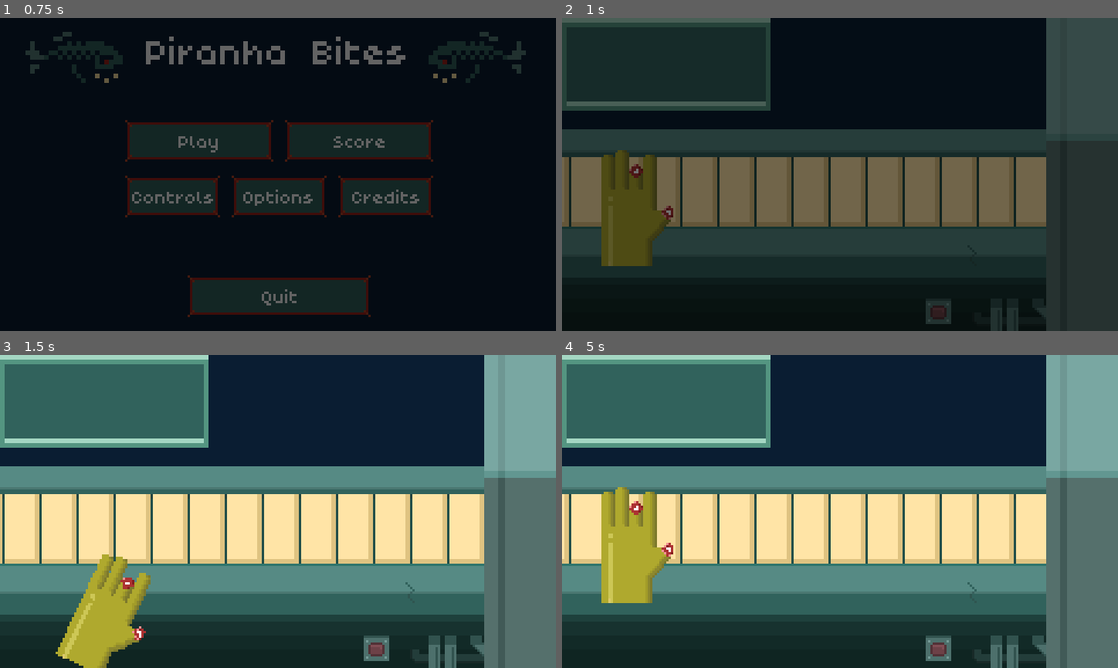
Above: before the commit, frames 1-4 (two rows, left to right).
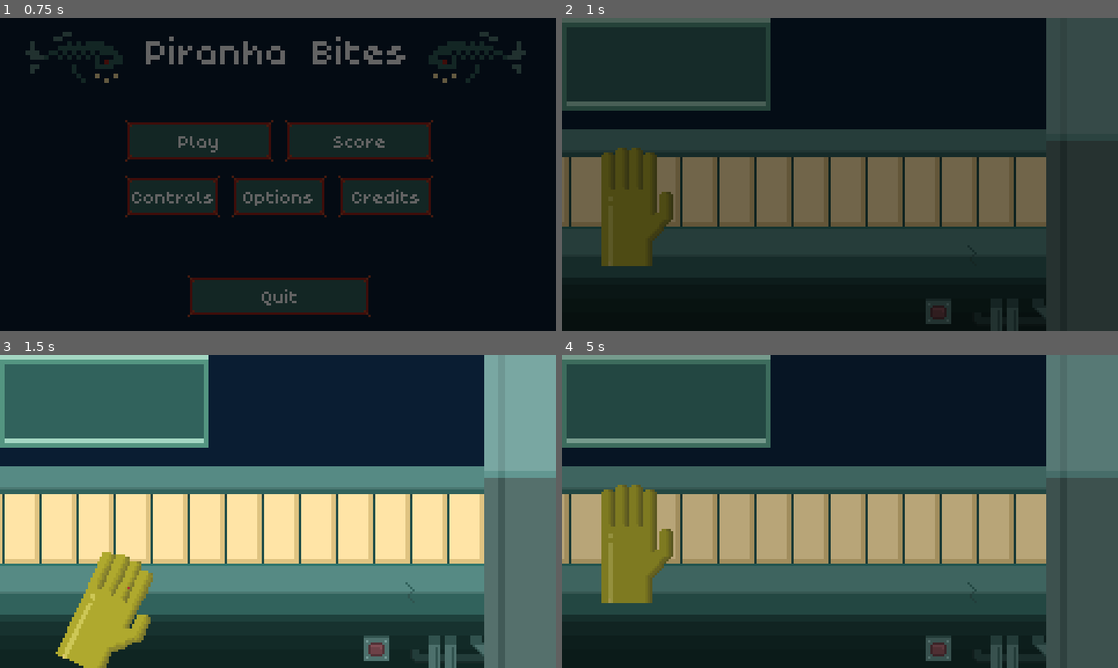
Above: after the commit, the same moments.

Repository: Byteron/piranha-bite
Game: Godot game, scene res://source/interface/menus/TitleScreen.tscn
The game is run twice, just before and just after one commit, with the same random seed, the same clock (stepped at 60 frames per second) and the same inputs.
Inputs:
- Up to frame 1 (0.75 s): click "Play" at 0.5 s
- Up to frame 2 (1 s): no input
- Up to frame 3 (1.5 s): hold 1 (one) from 1.28 s (still down)
- Up to frame 4 (5 s): tap 3 (three) at 1.55, 2.1, 3.8 s; release 1 (one) at 2.03 s; tap 2 (two) at 2.3, 4.55 s; hold 2 (two) 2.78-3.53 s; tap 1 (one) at 3.05, 3.6 s; hold 3 (three) from 4.28 s (still down); tap Escape (ui_cancel) at 4.9 s

Frame 1 is identical in both runs. In frame 2, 0.5% of the frame differs, in the area x 7-20%, y 41-65%; in frame 3, 0.5%; in frame 4, 65%, in the area x 0-100%, y 0-100%.

Commit message:
more cool stuff

Diff:
--- a/source/game/Game.gd
+++ b/source/core/Game.gd
@@ -5,10 +5,13 @@
 func _unhandled_input(event):
 	if event.is_action_pressed("one"):
 		_sort_fish(0)
-	if event.is_action_pressed("two"):
+	elif event.is_action_pressed("two"):
 		_sort_fish(1)
-	if event.is_action_pressed("three"):
+	elif event.is_action_pressed("three"):
 		_sort_fish(2)
+
+	if event.is_action_pressed("ui_cancel"):
+		Scene.change(Scene.TitleScreen)
 
 func _sort_fish(box_type):
 	var current_fish = hand.grab()
--- a/source/game/Game.tscn
+++ b/source/core/Game.tscn
@@ -1,13 +1,9 @@
 [gd_scene load_steps=5 format=2]
 
-[ext_resource path="res://source/game/Game.gd" type="Script" id=1]
+[ext_resource path="res://source/core/Game.gd" type="Script" id=1]
 [ext_resource path="res://graphics/images/background.png" type="Texture" id=2]
-[ext_resource path="res://source/game/workbench/Workbench.tscn" type="PackedScene" id=3]
-[ext_resource path="res://source/game/hand/Hand.tscn" type="PackedScene" id=4]
-
-
-
-
+[ext_resource path="res://source/core/workbench/Workbench.tscn" type="PackedScene" id=3]
+[ext_resource path="res://source/core/hand/Hand.tscn" type="PackedScene" id=4]
 
 [node name="Game" type="Node2D"]
 script = ExtResource( 1 )
--- /dev/null
+++ b/source/core/boxes/Box.gd
@@ -0,0 +1,37 @@
+extends Node2D
+
+signal sold
+
+const MAX_SIZE = 5
+
+var type = null
+
+onready var anim = $AnimationPlayer
+onready var content = $Sprite/Content
+# onready var label = $Label
+
+func fill(fish):
+	fish.position = position - Vector2(0, 20)
+	content.add_child(fish)
+	anim.play("fill")
+	if _is_full():
+		anim.play("empty")
+		_empty()
+
+func _empty():
+	var revenue = 0
+	for fish in content.get_children():
+		if fish.type == type:
+			revenue += 10
+		elif fish.type == Board.FISH.PIRANHA:
+			revenue -= 20
+		else:
+			revenue -= 10
+		content.remove_child(fish)
+		emit_signal("sold", revenue)
+
+#func _update_label():
+#	label.text = str(content.get_child_count()) + "/" + str(MAX_SIZE)
+
+func _is_full():
+	return content.get_child_count() >= MAX_SIZE
--- /dev/null
+++ b/source/core/boxes/Box.tscn
@@ -0,0 +1,77 @@
+[gd_scene load_steps=6 format=2]
+
+[ext_resource path="res://source/core/boxes/Box.gd" type="Script" id=1]
+[ext_resource path="res://audio/sounds/score.wav" type="AudioStream" id=2]
+[ext_resource path="res://graphics/images/box.png" type="Texture" id=3]
+
+[sub_resource type="Animation" id=2]
+resource_name = "empty"
+length = 0.6
+tracks/0/type = "value"
+tracks/0/path = NodePath("Sprite:position")
+tracks/0/interp = 1
+tracks/0/loop_wrap = true
+tracks/0/imported = false
+tracks/0/enabled = true
+tracks/0/keys = {
+"times": PoolRealArray( 0, 0.1, 0.3, 0.5, 0.6 ),
+"transitions": PoolRealArray( 1, 1, 1, 1, 1 ),
+"update": 0,
+"values": [ Vector2( 0, 0 ), Vector2( 0, 0 ), Vector2( 0, 18 ), Vector2( 0, -1.90735e-06 ), Vector2( 0, -1.90735e-06 ) ]
+}
+tracks/1/type = "value"
+tracks/1/path = NodePath("Sprite:rotation_degrees")
+tracks/1/interp = 1
+tracks/1/loop_wrap = true
+tracks/1/imported = false
+tracks/1/enabled = true
+tracks/1/keys = {
+"times": PoolRealArray( 0, 0.1, 0.3, 0.5, 0.6 ),
+"transitions": PoolRealArray( 1, 1, 1, 1, 1 ),
+"update": 0,
+"values": [ 0.0, 6.52338, 6.52338, 6.52338, 0.0 ]
+}
+tracks/2/type = "value"
+tracks/2/path = NodePath("AudioStreamPlayer:playing")
+tracks/2/interp = 1
+tracks/2/loop_wrap = true
+tracks/2/imported = false
+tracks/2/enabled = true
+tracks/2/keys = {
+"times": PoolRealArray( 0.3 ),
+"transitions": PoolRealArray( 1 ),
+"update": 1,
+"values": [ true ]
+}
+
+[sub_resource type="Animation" id=1]
+resource_name = "fill"
+length = 0.4
+tracks/0/type = "value"
+tracks/0/path = NodePath("Sprite:rotation_degrees")
+tracks/0/interp = 1
+tracks/0/loop_wrap = true
+tracks/0/imported = false
+tracks/0/enabled = true
+tracks/0/keys = {
+"times": PoolRealArray( 0, 0.1, 0.3, 0.4 ),
+"transitions": PoolRealArray( 1, 1, 1, 1 ),
+"update": 0,
+"values": [ 0.0, 7.4443, -7.4, 0.0 ]
+}
+
+[node name="Box" type="Node2D"]
+script = ExtResource( 1 )
+
+[node name="AnimationPlayer" type="AnimationPlayer" parent="."]
+anims/empty = SubResource( 2 )
+anims/fill = SubResource( 1 )
+
+[node name="AudioStreamPlayer" type="AudioStreamPlayer" parent="."]
+stream = ExtResource( 2 )
+
+[node name="Sprite" type="Sprite" parent="."]
+texture = ExtResource( 3 )
+
+[node name="Content" type="Node2D" parent="Sprite"]
+show_behind_parent = true
--- /dev/null
+++ b/source/core/fish/Fish.gd
@@ -0,0 +1,13 @@
+extends Node2D
+
+var type
+
+onready var sprite = $Sprite
+
+func _ready():
+	randomize()
+	sprite.rotation_degrees = randi() % 360
+	sprite.scale = Vector2(rand_range(1, 1.5), rand_range(1, 1.5))
+
+func initialize(position):
+	self.position = position
--- /dev/null
+++ b/source/core/fish/Fish.tscn
@@ -0,0 +1,11 @@
+[gd_scene load_steps=3 format=2]
+
+[ext_resource path="res://source/core/fish/Fish.gd" type="Script" id=1]
+[ext_resource path="res://graphics/images/fish.png" type="Texture" id=2]
+
+[node name="Fish" type="Node2D"]
+script = ExtResource( 1 )
+
+[node name="Sprite" type="Sprite" parent="."]
+texture = ExtResource( 2 )
+centered = false
--- /dev/null
+++ b/source/core/hand/BloodParticles.tscn
@@ -0,0 +1,16 @@
+[gd_scene format=2]
+
+[node name="BloodParticles" type="CPUParticles2D"]
+scale = Vector2( 2, 2 )
+emitting = false
+amount = 50
+lifetime = 0.5
+one_shot = true
+explosiveness = 0.5
+randomness = 0.5
+spread = 180.0
+initial_velocity = 60.0
+initial_velocity_random = 0.5
+color = Color( 0.807843, 0.137255, 0.137255, 1 )
+hue_variation = -0.04
+hue_variation_random = 0.1
--- /dev/null
+++ b/source/core/hand/Finger.tscn
@@ -0,0 +1,11 @@
+[gd_scene load_steps=2 format=2]
+
+[ext_resource path="res://graphics/images/finger.png" type="Texture" id=1]
+
+[node name="Finger" type="Position2D"]
+position = Vector2( 3, 5 )
+
+[node name="Sprite" type="Sprite" parent="."]
+position = Vector2( -3, -10 )
+texture = ExtResource( 1 )
+centered = false
--- a/source/game/hand/Hand.gd
+++ b/source/core/hand/Hand.gd
@@ -6,11 +6,9 @@
 onready var anim = $AnimationPlayer
 onready var audio = $AudioStreamPlayer
 
+onready var blood = $BloodParticles
+
 onready var pickup_space = $PickupSpace
-
-func _ready():
-	_remove_finger()
-	_remove_finger()
 
 func grab():
 	anim.play("grab")
@@ -25,8 +23,13 @@
 	if hand.get_child_count() < 1:
 		return
 	var finger = _get_random_finger()
+	_cut_finger(finger)
+	emit_signal("bitten", hand.get_child_count())
+
+func _cut_finger(finger):
+	blood.position = finger.position
+	blood.emitting = true
 	finger.free()
-	emit_signal("bitten", hand.get_child_count())
 
 func _get_fingers():
 	return hand.get_children()
--- a/source/game/hand/Hand.tscn
+++ b/source/core/hand/Hand.tscn
@@ -1,12 +1,11 @@
-[gd_scene load_steps=7 format=2]
+[gd_scene load_steps=8 format=2]
 
-[ext_resource path="res://source/game/hand/Hand.gd" type="Script" id=1]
+[ext_resource path="res://source/core/hand/Hand.gd" type="Script" id=1]
 [ext_resource path="res://audio/sounds/damage.wav" type="AudioStream" id=2]
-[ext_resource path="res://source/game/hand/PickupSpace.tscn" type="PackedScene" id=3]
+[ext_resource path="res://source/core/hand/PickupSpace.tscn" type="PackedScene" id=3]
 [ext_resource path="res://graphics/images/hand.png" type="Texture" id=4]
-[ext_resource path="res://graphics/images/finger.png" type="Texture" id=5]
-
-
+[ext_resource path="res://source/core/hand/Finger.tscn" type="PackedScene" id=5]
+[ext_resource path="res://source/core/hand/BloodParticles.tscn" type="PackedScene" id=6]
 
 
 [sub_resource type="Animation" id=1]
@@ -57,27 +56,24 @@
 "_edit_group_": true
 }
 
-[node name="Finger1" type="Sprite" parent="Hand"]
-position = Vector2( 0, -4 )
-texture = ExtResource( 5 )
-centered = false
+[node name="Finger" parent="Hand" instance=ExtResource( 5 )]
 
-[node name="Finger2" type="Sprite" parent="Hand"]
-position = Vector2( 6, -6 )
-texture = ExtResource( 5 )
-centered = false
+[node name="Finger2" parent="Hand" instance=ExtResource( 5 )]
+position = Vector2( 9, 3 )
 
-[node name="Finger3" type="Sprite" parent="Hand"]
-position = Vector2( 12, -6 )
-texture = ExtResource( 5 )
-centered = false
+[node name="Finger3" parent="Hand" instance=ExtResource( 5 )]
+position = Vector2( 15, 3 )
 
-[node name="Finger4" type="Sprite" parent="Hand"]
-position = Vector2( 18, -4 )
-texture = ExtResource( 5 )
-centered = false
+[node name="Finger4" parent="Hand" instance=ExtResource( 5 )]
+position = Vector2( 21, 5 )
 
-[node name="Finger5" type="Sprite" parent="Hand"]
-position = Vector2( 25, 12 )
-texture = ExtResource( 5 )
-centered = false
+[node name="Finger5" parent="Hand" instance=ExtResource( 5 )]
+position = Vector2( 28, 22 )
+
+[node name="BloodParticles" parent="." instance=ExtResource( 6 )]
+scale = Vector2( 1, 1 )
+explosiveness = 0.1
+local_coords = false
+emission_shape = 2
+emission_rect_extents = Vector2( 3, 3 )
+scale_amount = 2.0
--- a/source/game/hand/PickupSpace.tscn
+++ b/source/core/hand/PickupSpace.tscn
@@ -1,6 +1,7 @@
 [gd_scene load_steps=3 format=2]
 
-[ext_resource path="res://source/game/hand/PickupSpace.gd" type="Script" id=1]
+[ext_resource path="res://source/core/hand/PickupSpace.gd" type="Script" id=1]
+
 
 [sub_resource type="RectangleShape2D" id=1]
 extents = Vector2( 23, 27 )
--- /dev/null
+++ b/source/core/shop/Shop.tscn
@@ -0,0 +1,3 @@
+[gd_scene format=2]
+
+[node name="Shop" type="Node2D"]
--- a/source/game/workbench/Line.tscn
+++ b/source/core/workbench/Line.tscn
@@ -1,7 +1,8 @@
 [gd_scene load_steps=3 format=2]
 
 [ext_resource path="res://graphics/images/line.png" type="Texture" id=1]
-[ext_resource path="res://source/game/workbench/Line.gd" type="Script" id=2]
+[ext_resource path="res://source/core/workbench/Line.gd" type="Script" id=2]
+
 
 
 
--- a/source/game/workbench/Workbench.gd
+++ b/source/core/workbench/Workbench.gd
@@ -11,12 +11,17 @@
 	speed = Board.speed
 
 func _process(delta):
-	_move_lines(delta)
+	_move_lines(speed * delta)
+	_move_fish(speed * delta)
 	_reset_lines()
 
-func _move_lines(delta):
+func _move_lines(motion):
 	for line in lines:
-		line.position.x -= speed * delta
+		line.position.x -= motion
+
+func _move_fish(motion):
+	for fish in fish_container.get_children():
+		fish.position.x -= motion
 
 func _reset_lines():
 	for line in lines:
--- a/source/game/workbench/Workbench.tscn
+++ b/source/core/workbench/Workbench.tscn
@@ -1,12 +1,10 @@
 [gd_scene load_steps=6 format=2]
 
-[ext_resource path="res://source/game/workbench/Workbench.gd" type="Script" id=1]
+[ext_resource path="res://source/core/workbench/Workbench.gd" type="Script" id=1]
 [ext_resource path="res://graphics/images/workbench.png" type="Texture" id=2]
-[ext_resource path="res://source/game/workbench/Line.tscn" type="PackedScene" id=3]
+[ext_resource path="res://source/core/workbench/Line.tscn" type="PackedScene" id=3]
 [ext_resource path="res://graphics/images/screen.png" type="Texture" id=4]
 [ext_resource path="res://graphics/images/machine.png" type="Texture" id=5]
-
-
 
 [node name="Workbench" type="Node2D"]
 script = ExtResource( 1 )
--- a/source/global/Board.gd
+++ b/source/global/Board.gd
@@ -1,5 +1,6 @@
 extends Node
 
-enum FISH { FISH1, FISH2, FISH3, PIRANHA }
+enum FISH { RED, BLUE, YELLOW, PIRANHA }
 
+var score = 0
 var speed = 100
--- a/source/global/Scene.gd
+++ b/source/global/Scene.gd
@@ -2,7 +2,7 @@
 
 # Scenes
 
-var Game = "res://source/game/Game.tscn"
+var Game = "res://source/core/Game.tscn"
 var TitleScreen = "res://source/interface/menus/TitleScreen.tscn"
 var Credits = "res://source/interface/menus/Credits.tscn"
 var Options = "res://source/interface/menus/Options.tscn"
--- a/source/interface/menus/TitleScreen.tscn
+++ b/source/interface/menus/TitleScreen.tscn
@@ -2,7 +2,7 @@
 
 [ext_resource path="res://source/interface/menus/Menu.tscn" type="PackedScene" id=1]
 [ext_resource path="res://source/interface/menus/TitleScreen.gd" type="Script" id=2]
-[ext_resource path="res://graphics/images/pirania-blue.png" type="Texture" id=3]
+[ext_resource path="res://graphics/images/piranha-blue.png" type="Texture" id=3]
 [ext_resource path="res://source/interface/button/Button.tscn" type="PackedScene" id=4]
 
 [node name="TitleScreen" index="0" instance=ExtResource( 1 )]
Binary file added: graphics/images/box.png
Not shown, added: graphics/images/box.png.import
Binary file added: graphics/images/fish.png
Not shown, added: graphics/images/fish.png.import
Binary file changed: graphics/images/hand.png
Renamed: graphics/images/pirania-blue.png -> graphics/images/piranha-blue.png
Not shown, added: graphics/images/piranha-blue.png.import
Binary file added: graphics/images/piranha.png
Not shown, changed: graphics/images/piranha.png.import
Renamed: source/game/hand/PickupSpace.gd -> source/core/hand/PickupSpace.gd
Renamed: source/game/workbench/Line.gd -> source/core/workbench/Line.gd
